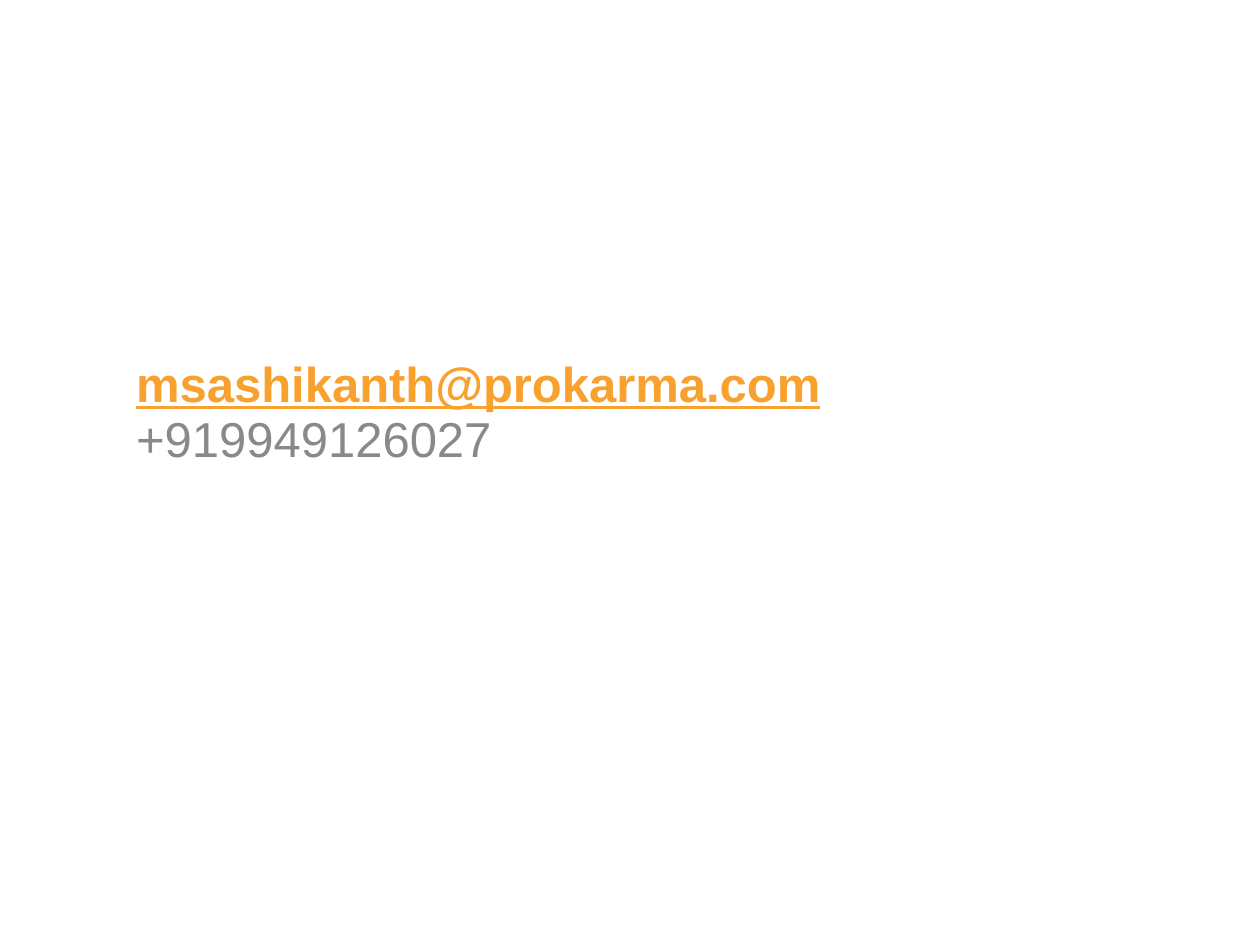
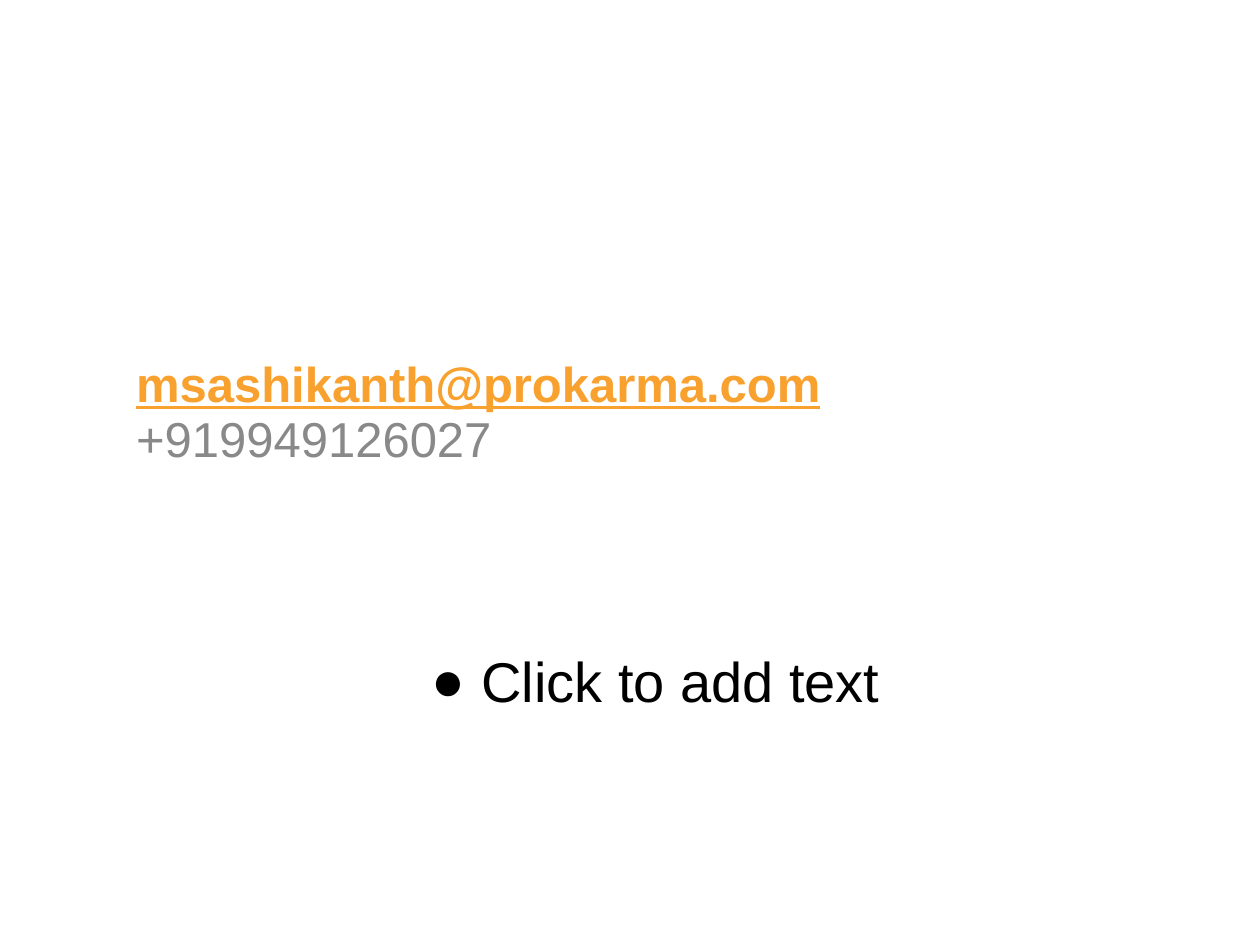
Before and after one commit to mshashi/pkma-spring-core-training, a slide deck: slide 44 of SpringCore.ppt (slide 43 before the commit). Drawn at 1260x945 pixels with LibreOffice and Linux fonts; fonts in the diff are those of the drawing. Boxes give left, top, right and bottom in pixels: in the first picture for what was removed or moved away, otherwise in the second. Text is boxed around its words. In the diff, an @@ line names an element or a change of style, - is before the commit and + after.

```diff
--- a/SpringCore.ppt
+++ b/SpringCore.ppt
@@ text added at (481, 661, 879, 703), 32 pt, text #000000 @@
+● Click to add text
```
Also in this commit, not shown: 4 other slides changed, 1 slide added.
